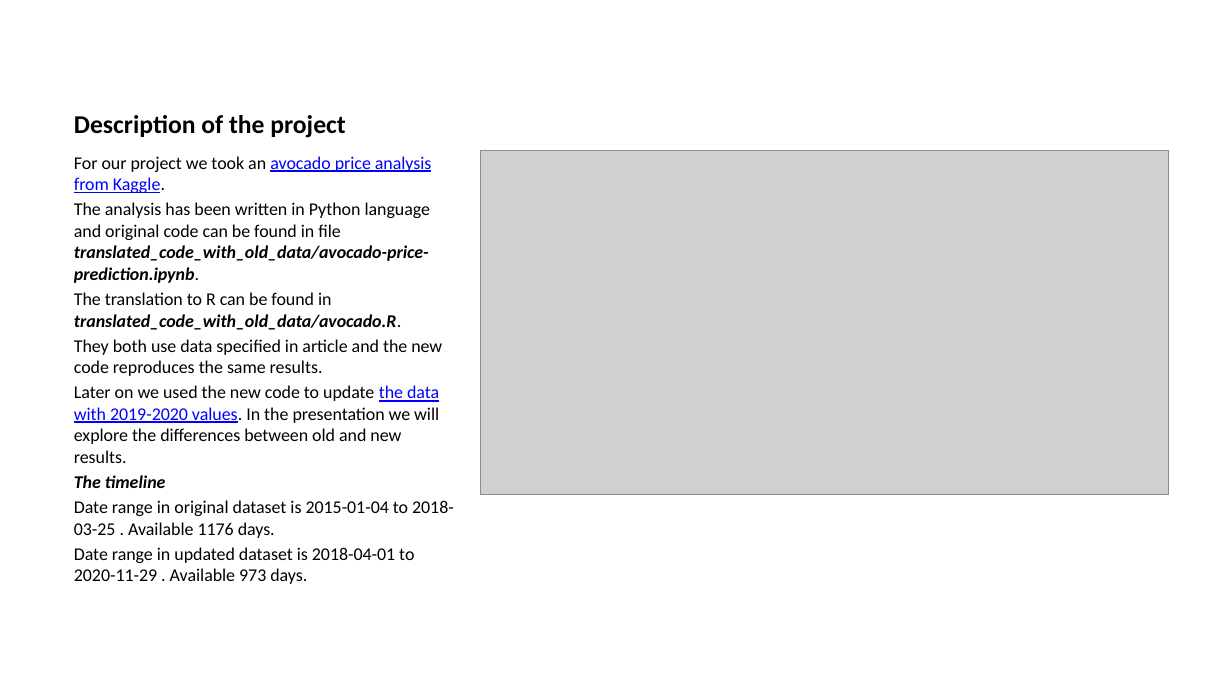
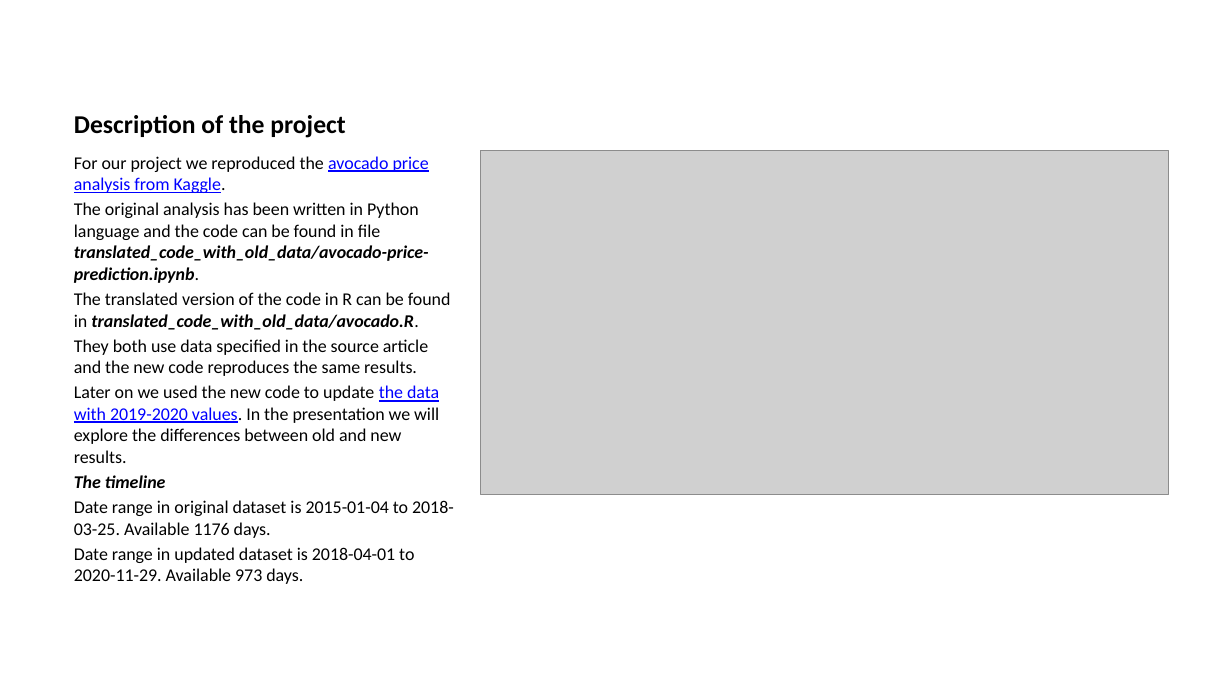
Before and after one commit to wmotkowska-stud-412081/RR2023_projectgroup, a slide deck: slide 2 of Avocado_price_predictions_our_version.pptx. Drawn at 1232x693 pixels with LibreOffice and Linux fonts; fonts in the diff are those of the drawing; grey boxes stand for pictures. Boxes give left, top, right and bottom in pixels: in the first picture for what was removed or moved away, otherwise in the second. Text is boxed around its words. In the diff, an @@ line names an element or a change of style, - is before the commit and + after.

Commit message:
updated qmd and pptx files

```diff
--- a/Avocado_price_predictions_our_version.pptx
+++ b/Avocado_price_predictions_our_version.pptx
@@ text at bbox=[74, 156, 451, 376]: text changed @@
-For our project we took an avocado price analysis from Kaggle.
-The analysis has been written in Python language and original code can be found in file translated_code_with_old_data/avocado-price-prediction.ipynb.
-The translation to R can be found in translated_code_with_old_data/avocado.R.
-They both use data specified in article and the new code reproduces the same results.
+For our project we reproduced the avocado price analysis from Kaggle.
+The original analysis has been written in Python language and the code can be found in file translated_code_with_old_data/avocado-price-prediction.ipynb.
+The translated version of the code in R can be found in translated_code_with_old_data/avocado.R.
+They both use data specified in the source article and the new code reproduces the same results.
@@ text at bbox=[74, 500, 454, 584]: spaces changed @@
-Date range in original dataset is 2015-01-04 to 2018-03-25 . Available 1176 days.
-Date range in updated dataset is 2018-04-01 to 2020-11-29 . Available 973 days.
+Date range in original dataset is 2015-01-04 to 2018-03-25. Available 1176 days.
+Date range in updated dataset is 2018-04-01 to 2020-11-29. Available 973 days.
```
Also in this commit, not shown: 2 other slides changed, 6 slides added, 1 other file.
